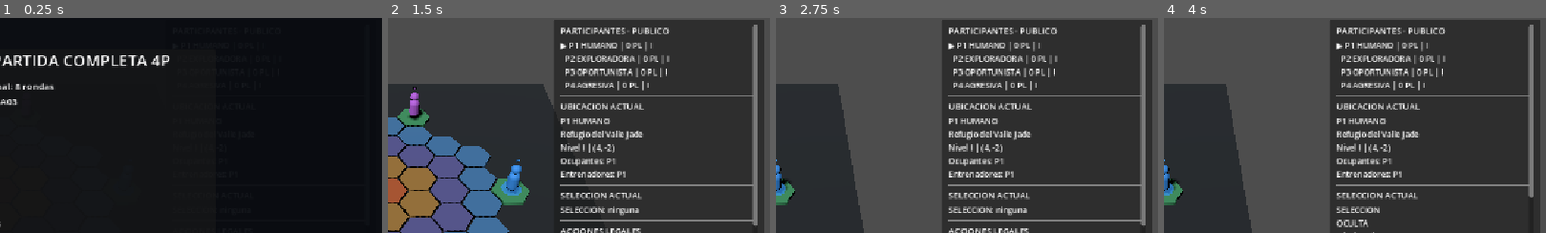
Above: before the commit, frames 1-4 (left to right).
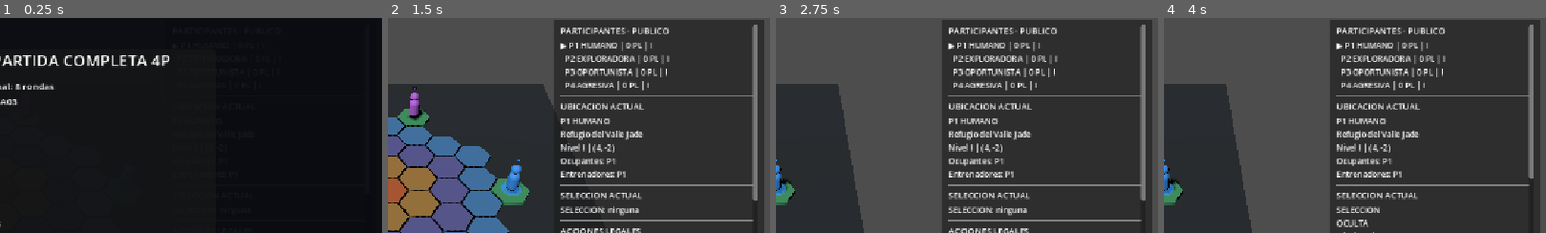
Above: after the commit, the same moments.

Repository: axenoban/Karmany-monsta
Game: Godot game, scene res://scenes/ui/phase_39_universal_tile_interaction_prototype.tscn
Two runs of this game, one before a commit and one after it. Both use one fixed random seed, a clock stepped at 60 frames per second and the inputs below. This scene is started directly instead of the project's main scene.
Inputs (mouse positions are % of the whole screen's width and height, from its top left):
- Up to frame 1 (0.25 s): no input
- Up to frame 2 (1.5 s): click (62, 88) at 0.5 s, where only the run before the commit has a clickable "Interactuar"; click "INICIAR PARTIDA · RONDA 1" at 1.25 s
- Up to frame 3 (2.75 s): click "Centrar P1" at 2 s
- Up to frame 4 (4 s): tap Enter at 2.75 s; move the mouse to (72, 45) at 2.77 s; hold D 2.78-3.5 s; tap M at 2.85 s; click (72, 45) at 2.92 s; tap Space at 3.5 s; drag from (30, 55) to (45, 70) at 3.52 s
The pictures show only the part of the screen within x 50-100%, y 10-60%; the shares and areas given below are measured in that part.

The runs differ from the first frame. In frame 2, 0.2% of the frame differs, in the area x 95-97%, y 84-97%; in frame 3, 0.2%; in frame 4, 0.1%.
Error before the commit: Parse Error: No constructor of "String" matches the signature "String(KarmanyFullMatchSessionBase.MatchState)". (res://scripts/ui/phase_39_universal_tile_inter…

Commit message:
ux: integrate phase 39 interaction controls into phase 37 preview

Diff:
--- a/scripts/ui/phase_39_universal_tile_interaction_bridge.gd
+++ b/scripts/ui/phase_39_universal_tile_interaction_bridge.gd
@@ -4,14 +4,13 @@
 
 @onready var phase_38: KarmanyPhase38FullMatchBridge = $Phase38FullMatchPrototype
 
-var panel: PanelContainer = null
-var selected_label: Label = null
-var requirements_label: Label = null
+var interaction_state_label: Label = null
 var option_selector: OptionButton = null
 var status_label: Label = null
 
 var _current_candidates: Array[KarmanyAiActionCandidate] = []
 var _last_signature: String = ""
+var _requirements_text: String = ""
 var setup_ok: bool = false
 
 
@@ -23,7 +22,9 @@
 	if service == null or not service.is_configured():
 		push_error("FASE 39 ERROR: fuente universal de Interactuar no configurada.")
 		return
-	_build_panel()
+	if not _integrate_controls_into_phase37():
+		push_error("FASE 39 ERROR: no se pudo integrar Interactuar en el preview F37.")
+		return
 	_take_over_interact_button()
 	_refresh(true)
 	setup_ok = true
@@ -36,61 +37,63 @@
 
 
 func get_selected_interaction_text() -> String:
-	return selected_label.text if selected_label != null else ""
+	return interaction_state_label.text if interaction_state_label != null else ""
 
 
 func get_requirements_text() -> String:
-	return requirements_label.text if requirements_label != null else ""
-
-
-func _build_panel() -> void:
-	var layer := CanvasLayer.new()
-	layer.name = "Phase39InteractionLayer"
-	layer.layer = 38
-	add_child(layer)
-
-	panel = PanelContainer.new()
-	panel.name = "Phase39InteractionPanel"
-	panel.set_anchors_preset(Control.PRESET_TOP_RIGHT)
-	panel.position = Vector2(-390, 96)
-	panel.size = Vector2(370, 260)
-	layer.add_child(panel)
-
-	var margin := MarginContainer.new()
-	margin.add_theme_constant_override("margin_left", 12)
-	margin.add_theme_constant_override("margin_right", 12)
-	margin.add_theme_constant_override("margin_top", 10)
-	margin.add_theme_constant_override("margin_bottom", 10)
-	panel.add_child(margin)
-
-	var column := VBoxContainer.new()
-	column.add_theme_constant_override("separation", 7)
-	margin.add_child(column)
+	return _requirements_text
+
+
+func _integrate_controls_into_phase37() -> bool:
+	var phase_37 := phase_38.phase_37
+	if phase_37 == null or phase_37.preview_section == null:
+		return false
+
+	# F37 conserva el preview canonico completo (ENTRADA / INTERACTUAR /
+	# REQUISITOS). F39 reemplaza solo su bloque de estado de Interactuar para
+	# que legalidad, razon y opcion elegible provengan del servicio universal.
+	if phase_37.interact_preview_label != null:
+		phase_37.interact_preview_label.visible = false
+
+	var separator := HSeparator.new()
+	separator.name = "Phase39InteractionSeparator"
+	phase_37.preview_section.add_child(separator)
 
 	var title := Label.new()
-	title.text = "FASE 39 · INTERACCION UNIVERSAL"
-	title.add_theme_font_size_override("font_size", 16)
-	column.add_child(title)
-
-	selected_label = Label.new()
-	selected_label.autowrap_mode = TextServer.AUTOWRAP_WORD_SMART
-	selected_label.custom_minimum_size = Vector2(340, 70)
-	column.add_child(selected_label)
-
-	requirements_label = Label.new()
-	requirements_label.autowrap_mode = TextServer.AUTOWRAP_WORD_SMART
-	requirements_label.custom_minimum_size = Vector2(340, 70)
-	column.add_child(requirements_label)
+	title.name = "Phase39InteractionTitle"
+	title.text = "INTERACTUAR · ESTADO ACTUAL"
+	title.add_theme_font_size_override("font_size", 12)
+	phase_37.preview_section.add_child(title)
+
+	interaction_state_label = Label.new()
+	interaction_state_label.name = "Phase39InteractionState"
+	interaction_state_label.autowrap_mode = TextServer.AUTOWRAP_WORD_SMART
+	interaction_state_label.size_flags_horizontal = Control.SIZE_EXPAND_FILL
+	interaction_state_label.add_theme_font_size_override("font_size", 11)
+	phase_37.preview_section.add_child(interaction_state_label)
 
 	option_selector = OptionButton.new()
+	option_selector.name = "Phase39InteractionOptions"
 	option_selector.tooltip_text = "Opciones legales de Uso posterior en la loseta donde se encuentra P1."
 	option_selector.item_selected.connect(_on_option_selected)
-	column.add_child(option_selector)
+	phase_37.preview_section.add_child(option_selector)
 
 	status_label = Label.new()
+	status_label.name = "Phase39InteractionStatus"
 	status_label.autowrap_mode = TextServer.AUTOWRAP_WORD_SMART
-	status_label.add_theme_font_size_override("font_size", 11)
-	column.add_child(status_label)
+	status_label.size_flags_horizontal = Control.SIZE_EXPAND_FILL
+	status_label.add_theme_font_size_override("font_size", 10)
+	phase_37.preview_section.add_child(status_label)
+
+	var content_status := phase_37.content_status_label
+	if content_status != null:
+		var content_index: int = content_status.get_index()
+		phase_37.preview_section.move_child(separator, content_index)
+		phase_37.preview_section.move_child(title, content_index + 1)
+		phase_37.preview_section.move_child(interaction_state_label, content_index + 2)
+		phase_37.preview_section.move_child(option_selector, content_index + 3)
+		phase_37.preview_section.move_child(status_label, content_index + 4)
+	return true
 
 
 func _take_over_interact_button() -> void:
@@ -121,12 +124,13 @@
 	)
 	if selected == KarmanyPhase37ContentPreviewBridge.INVALID_COORD and active != null:
 		selected = active.current_coord
-	var signature := "%s|%d|%d|%s|%s" % [
+	var signature := "%s|%d|%d|%s|%s|%s" % [
 		String(active.player_id) if active != null else "-",
 		manager.current_round if manager != null else 0,
 		manager.actions_remaining if manager != null else 0,
+		str(active.current_coord) if active != null else "-",
 		str(selected),
-		String(session.match_state)
+		str(session.match_state)
 	]
 	if not force and signature == _last_signature:
 		return
@@ -143,25 +147,21 @@
 		active if human_active else null,
 		selected
 	)
+	_requirements_text = String(preview.get("requirements_text", ""))
 	if not bool(preview.get("visible", false)):
-		selected_label.text = "INTERACTUAR\nOCULTA"
-		requirements_label.text = "REQUISITOS / LIMITACIONES\nLa identidad y el Uso posterior permanecen ocultos."
+		interaction_state_label.text = "INTERACTUAR\nOCULTA\nREQUISITOS / LIMITACIONES\nLa identidad y el Uso posterior permanecen ocultos."
 	else:
-		selected_label.text = "INTERACTUAR\n%s" % String(
-			preview.get("interaction_text", "")
-		)
-		requirements_label.text = "REQUISITOS / LIMITACIONES\n%s" % String(
-			preview.get("requirements_text", "")
-		)
+		interaction_state_label.text = "INTERACTUAR\n%s\nREQUISITOS / LIMITACIONES\n%s" % [
+			String(preview.get("interaction_text", "")),
+			_requirements_text
+		]
 
 	_refresh_current_options(active if human_active else null)
-	if phase_37 != null and phase_37.interact_preview_label != null:
-		phase_37.interact_preview_label.text = "%s\n\n%s" % [
-			selected_label.text,
-			requirements_label.text
-		]
 	if phase_36 != null and phase_36.interact_button != null:
-		phase_36.interact_button.disabled = not human_active or _current_candidates.is_empty()
+		phase_36.interact_button.disabled = (
+			not human_active
+			or _current_candidates.is_empty()
+		)
 
 
 func _refresh_current_options(player: KarmanyPlayerState) -> void:
@@ -182,7 +182,7 @@
 	if _current_candidates.is_empty():
 		option_selector.add_item("Sin opciones legales")
 		option_selector.disabled = true
-		status_label.text = "No se ofrece una accion que el executor conozca de antemano que sera rechazada."
+		status_label.text = "TU LOSETA ACTUAL · ninguna opcion legal. El preview conserva el efecto y explica el bloqueo."
 		return
 	option_selector.disabled = false
 	var selected_index: int = 0
@@ -197,7 +197,7 @@
 			selected_index = index
 			break
 	option_selector.select(selected_index)
-	status_label.text = "%d opcion(es) legal(es) en la loseta actual." % _current_candidates.size()
+	status_label.text = "TU LOSETA ACTUAL · %d opcion(es) legal(es)." % _current_candidates.size()
 
 
 func _selected_key() -> StringName:
@@ -252,4 +252,5 @@
 			candidate.debug_label,
 			true
 		)
+		phase_38.phase_37.refresh_preview()
 	_refresh(true)
